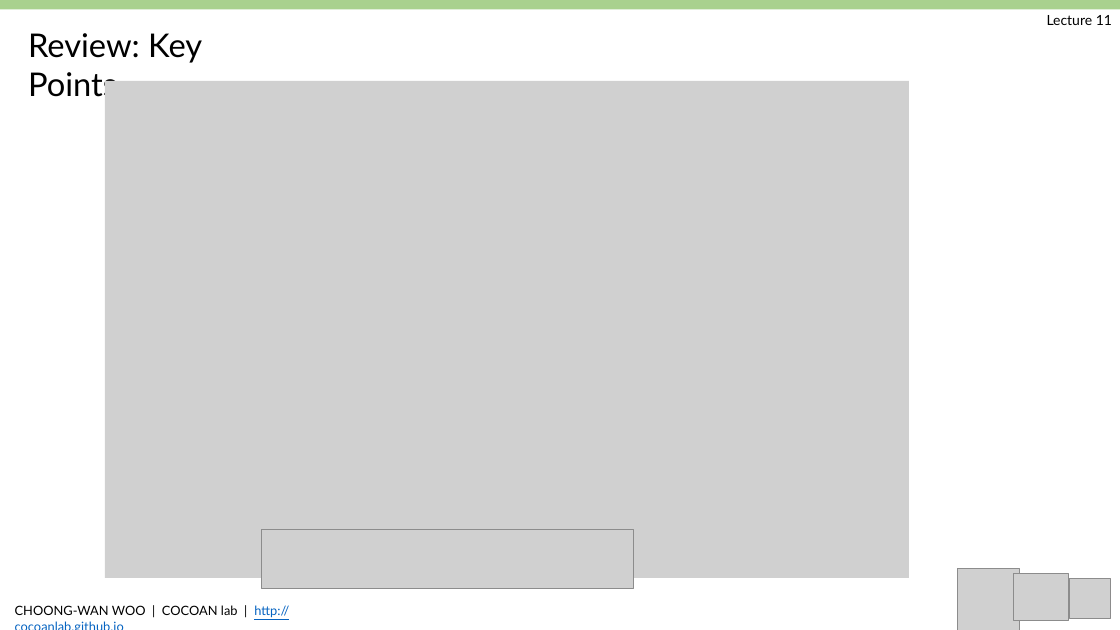
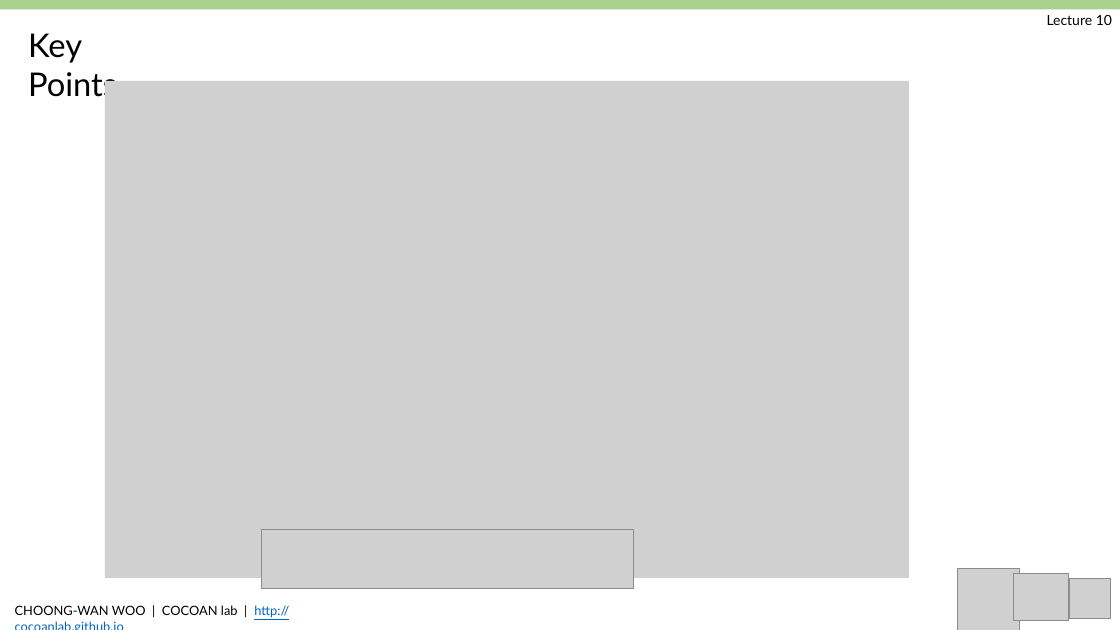
Before and after one commit to jun-hyeok/GBE3037-41_BME-Probability-and-Stability_2019Spring, a slide deck: slide 15 of slides/Woo_GBE3037_L10.pptx (slide 2 before the commit). Drawn at 1120x630 pixels with LibreOffice and Linux fonts; fonts in the diff are those of the drawing; grey boxes stand for pictures. Boxes give left, top, right and bottom in pixels: in the first picture for what was removed or moved away, otherwise in the second. Text is boxed around its words. In the diff, an @@ line names an element or a change of style, - is before the commit and + after.

```diff
--- a/slides/Woo_GBE3037_L10.pptx
+++ b/slides/Woo_GBE3037_L10.pptx
@@ text at bbox=[1047, 15, 1112, 25]: text changed @@
-Lecture 11
+Lecture 10
@@ text at bbox=[28, 33, 117, 102]: text changed @@
-Review: Key Points
+Key Points
```
Also in this commit, not shown: 7 other slides changed, 7 slides added, 2 slides removed, 2 other files.
